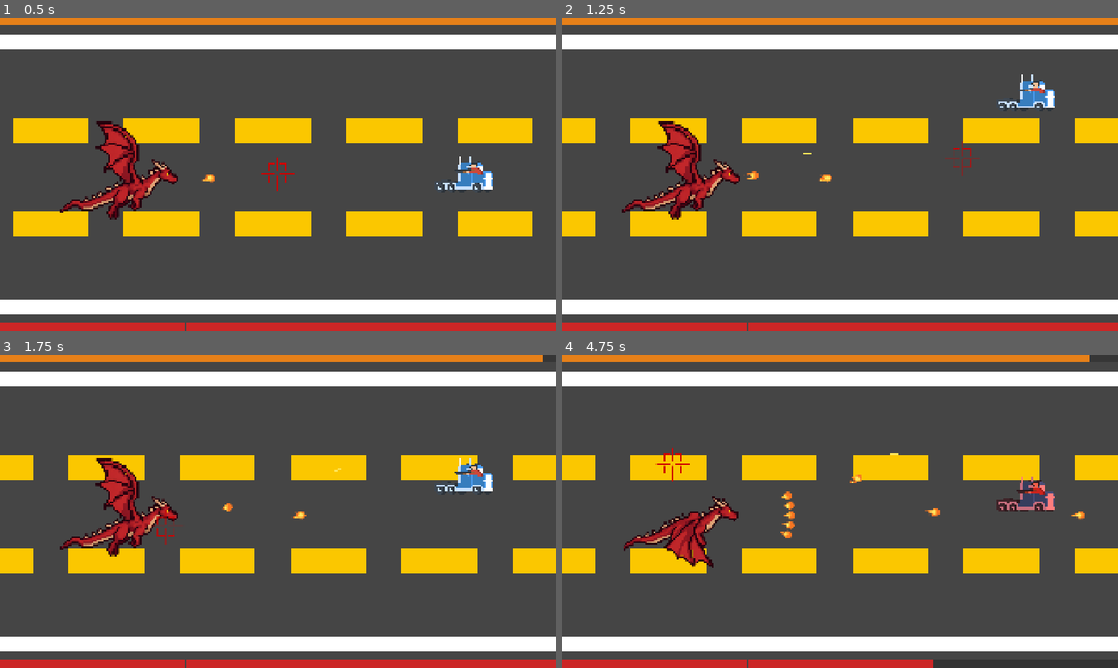
Above: before the commit, frames 1-4 (two rows, left to right).
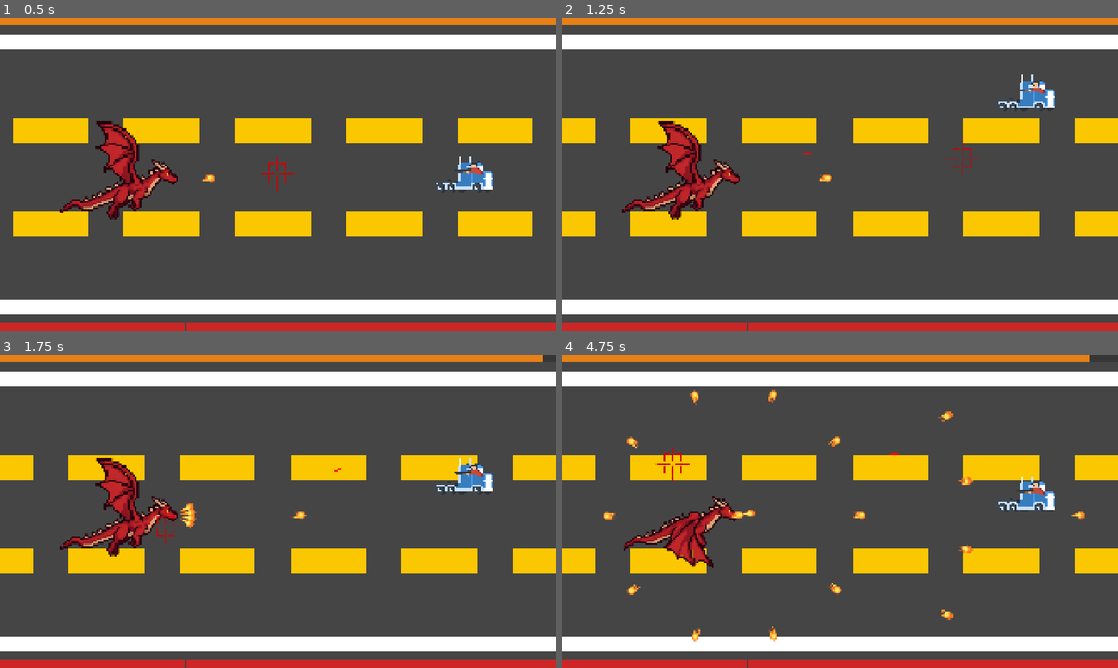
Above: after the commit, the same moments.

Repository: kickofline/riding-shotgun
Game: Godot game, scene res://game.tscn
Two runs of this game, one before a commit and one after it. Both use one fixed random seed, a clock stepped at 60 frames per second and the inputs below.
Inputs (mouse positions are in pixels of both pictures, inside the frame that each line leads up to):
- Up to frame 1 (0.5 s): no input
- Up to frame 2 (1.25 s): tap Enter (ui_accept) at 0.5, 0.77 s; move the mouse to (962, 158) at 0.52 s; hold Up (move_up) from 0.53 s (still down); click (962, 158) at 0.6 s
- Up to frame 3 (1.75 s): move the mouse to (166, 527) at 1.27 s; release Up (move_up) at 1.28 s; hold Down (move_down) from 1.28 s (still down); click (166, 527) at 1.35 s; tap Enter (ui_accept) at 1.52 s
- Up to frame 4 (4.75 s): move the mouse to (895, 442) at 2.02 s; release Down (move_down) at 2.03 s; hold Up (move_up) 2.03-3.53 s; click (895, 442) at 2.1 s; move the mouse to (812, 574) at 2.77 s; click (812, 574) at 2.85 s; tap Enter (ui_accept) at 3.02, 3.77, 4.52 s; move the mouse to (1006, 558) at 3.52 s; hold Down (move_down) from 3.53 s (still down); click (1006, 558) at 3.6 s; move the mouse to (673, 464) at 4.27 s; click (673, 464) at 4.35 s

Frame 1 is identical in both runs. In frame 2, less than 0.1% of the frame differs, in the area x 33-45%, y 43-52%; in frame 3, 0.2%; in frame 4, 2.6%, in the area x 7-100%, y 11-100%.

Commit message:
make it easier

Diff:
--- a/boss_health_bar.gd
+++ b/boss_health_bar.gd
@@ -25,5 +25,4 @@
 		_on_health_changed(boss.health)
 
 func _on_health_changed(value: int) -> void:
-	# Anchors are resolution-independent, so no dependency on layout timing.
 	_fill.anchor_right = float(value) / float(_max_health)
--- a/game_over.tscn
+++ b/game_over.tscn
@@ -1,17 +1,19 @@
-[gd_scene load_steps=2 format=3]
+[gd_scene format=3 uid="uid://dmh0qqmv8yebt"]
 
-[ext_resource type="Script" path="res://game_over.gd" id="1"]
+[ext_resource type="Script" uid="uid://cojn67r4aol70" path="res://game_over.gd" id="1"]
 
-[node name="GameOver" type="CanvasLayer"]
+[node name="GameOver" type="CanvasLayer" unique_id=114407426]
 script = ExtResource("1")
 
-[node name="Overlay" type="ColorRect" parent="."]
+[node name="Overlay" type="ColorRect" parent="." unique_id=886999181]
+anchors_preset = 15
 anchor_right = 1.0
 anchor_bottom = 1.0
+mouse_filter = 2
 color = Color(0, 0, 0, 0.6)
-mouse_filter = 2
 
-[node name="Label" type="Label" parent="."]
+[node name="Label" type="Label" parent="." unique_id=1586638861]
+anchors_preset = 8
 anchor_left = 0.5
 anchor_top = 0.5
 anchor_right = 0.5
--- a/monster.gd
+++ b/monster.gd
@@ -3,14 +3,13 @@
 signal died
 
 @export var bullet_scene: PackedScene
-@export var big_bullet_scene: PackedScene
 @export var max_health := 40
-@export var fire_rate := 1.0        # Seconds between shots within a pattern.
-@export var pattern_duration := 3.0 # Seconds before switching to the next pattern.
+@export var fire_rate := 1.5        # Seconds between shots within a pattern.
+@export var pattern_duration := 1.5 # Seconds before switching to the next pattern.
 
 @export_group("Spread")
-@export var spread_count := 5
-@export var spread_angle_deg := 40.0 # Total width of the fan.
+@export var spread_count := 4
+@export var spread_angle_deg := 50.0 # Total width of the fan.
 
 @export_group("Radial")
 @export var radial_count := 10
@@ -20,8 +19,12 @@
 @export var volley_delay := 0.15
 
 @export_group("Wave")
-@export var wave_amplitude := 60.0
-@export var wave_frequency := 6.0
+@export var wave_amplitude := 120
+@export var wave_frequency := 3
+
+@export_group("Big")
+@export var big_size := 3.0
+@export var big_damage := 2
 
 var health := 0
 var dead := false
@@ -102,15 +105,19 @@
 	_spawn_bullet(Vector2.RIGHT, wave_amplitude, wave_frequency)
 
 func _fire_big() -> void:
-	_spawn_bullet(_aim_direction(), 0.0, 6.0, big_bullet_scene)
+	var bullet = _spawn_bullet(_aim_direction())
+	if bullet:
+		bullet.size = big_size
+		bullet.damage = big_damage
 
 # Helpers
-func _spawn_bullet(dir: Vector2, amplitude := 0.0, frequency := 6.0, scene: PackedScene = null) -> void:
+func _spawn_bullet(dir: Vector2, amplitude := 0.0, frequency := 6.0) -> Area2D:
 	if dead:
-		return
-	var bullet = (scene if scene else bullet_scene).instantiate()
+		return null
+	var bullet = bullet_scene.instantiate()
 	get_tree().current_scene.add_child(bullet)
 	bullet.launch($Marker2D.global_position, dir, amplitude, frequency)
+	return bullet
 
 func _aim_direction() -> Vector2:
 	var player = get_tree().get_first_node_in_group("player")
--- a/monster.tscn
+++ b/monster.tscn
@@ -2,7 +2,6 @@
 
 [ext_resource type="Script" uid="uid://d2w72ot8xb4ik" path="res://monster.gd" id="1_mrqeg"]
 [ext_resource type="PackedScene" uid="uid://bofah32314isd" path="res://monster_bullet.tscn" id="2_ga5te"]
-[ext_resource type="PackedScene" path="res://monster_bullet_big.tscn" id="3_big"]
 [ext_resource type="Texture2D" uid="uid://bejtqr6p3thry" path="res://dragon_frame_1.png" id="4_6tndq"]
 [ext_resource type="Texture2D" uid="uid://c6tjsblkisgrb" path="res://dragon_frame_2.png" id="5_fr2j"]
 [ext_resource type="Script" uid="uid://bfcl3h76dcvj1" path="res://animated_sprite_2d.gd" id="6_8ngjm"]
@@ -72,7 +71,6 @@
 collision_mask = 0
 script = ExtResource("1_mrqeg")
 bullet_scene = ExtResource("2_ga5te")
-big_bullet_scene = ExtResource("3_big")
 
 [node name="Sprite2D" type="Sprite2D" parent="." unique_id=1195874237]
 position = Vector2(344, -1.9999924)
--- a/monster_bullet.gd
+++ b/monster_bullet.gd
@@ -4,7 +4,11 @@
 
 @export var speed = 250
 @export var damage := 1
-@export var size := 0.75 # Uniform scale applied to the sprite and its hitbox.
+@export var size := 0.75: # Uniform scale applied to the sprite and its hitbox.
+	set(value):
+		size = value
+		if is_node_ready():
+			_apply_size()
 
 var direction := Vector2.DOWN
 var wave_amplitude := 0.0   # 0 = straight line; >0 = sideways wobble in pixels.
@@ -24,6 +28,9 @@
 	rotation = direction.angle()
 
 func _ready() -> void:
+	_apply_size()
+
+func _apply_size() -> void:
 	$AnimatedSprite2D.scale = Vector2.ONE * size
 	var shape := $CollisionShape2D.shape as RectangleShape2D
 	if shape:
--- a/monster_bullet_big.tscn
+++ b/monster_bullet_big.tscn
@@ -1,4 +1,4 @@
-[gd_scene format=3]
+[gd_scene format=3 uid="uid://cgoldmbwgi6x7"]
 
 [ext_resource type="Script" uid="uid://b8jfaig6v8w57" path="res://monster_bullet.gd" id="1_nunyt"]
 [ext_resource type="SpriteFrames" path="res://fireball_frames.tres" id="2_frames"]
@@ -6,21 +6,19 @@
 [sub_resource type="RectangleShape2D" id="RectangleShape2D_big"]
 size = Vector2(72, 72)
 
-[node name="MonsterBulletBig" type="Area2D"]
+[node name="MonsterBulletBig" type="Area2D" unique_id=1654008400]
 script = ExtResource("1_nunyt")
-speed = 150
 damage = 2
 size = 3.0
 
-[node name="AnimatedSprite2D" type="AnimatedSprite2D" parent="."]
+[node name="AnimatedSprite2D" type="AnimatedSprite2D" parent="." unique_id=1447355587]
 sprite_frames = ExtResource("2_frames")
-animation = &"default"
 autoplay = "default"
 
-[node name="CollisionShape2D" type="CollisionShape2D" parent="."]
+[node name="CollisionShape2D" type="CollisionShape2D" parent="." unique_id=1890634871]
 shape = SubResource("RectangleShape2D_big")
 
-[node name="VisibleOnScreenNotifier2D" type="VisibleOnScreenNotifier2D" parent="."]
+[node name="VisibleOnScreenNotifier2D" type="VisibleOnScreenNotifier2D" parent="." unique_id=1030447795]
 
 [connection signal="area_entered" from="." to="." method="_on_area_entered"]
 [connection signal="screen_exited" from="VisibleOnScreenNotifier2D" to="." method="_on_visible_on_screen_notifier_2d_screen_exited"]
--- a/player_bullet.gd
+++ b/player_bullet.gd
@@ -4,7 +4,7 @@
 @export var damage := 1
 @export var length := 28.0
 @export var thickness := 6.0
-@export var color := Color(1.0, 0.9, 0.35, 1)
+@export var color := Color(1.0, 0.0, 0.0, 1.0)
 
 var direction := Vector2.LEFT
 
Not shown: 1 places in game_over.tscn that only renumber resources
